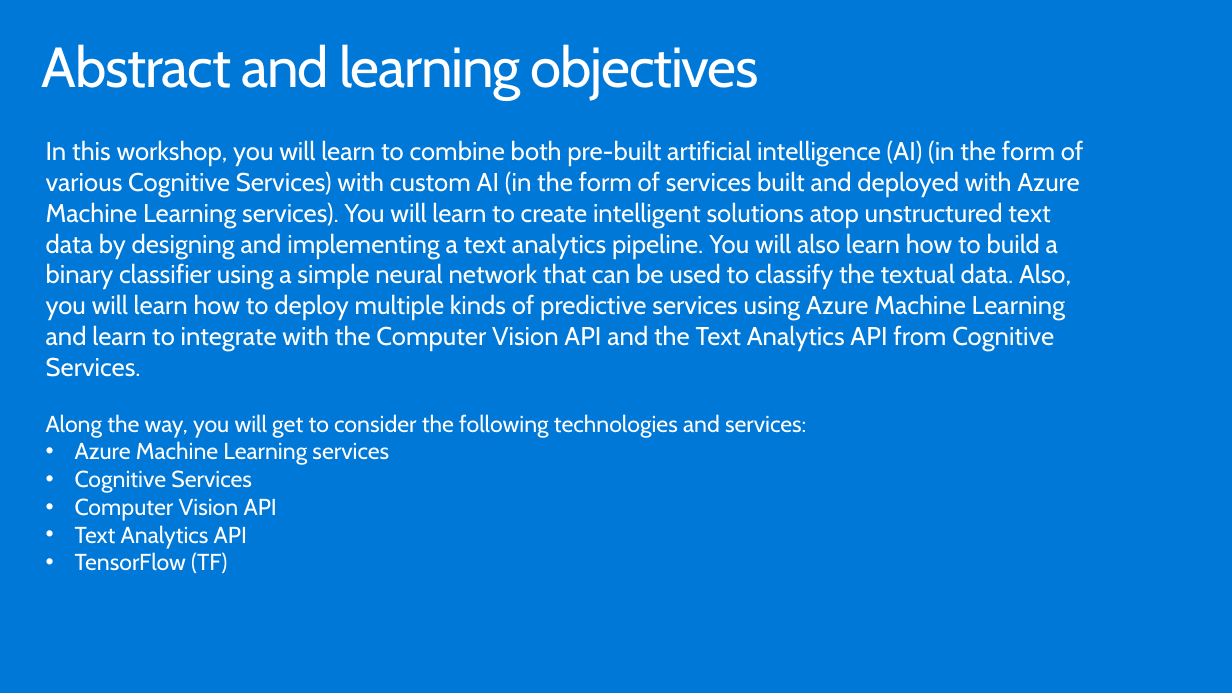
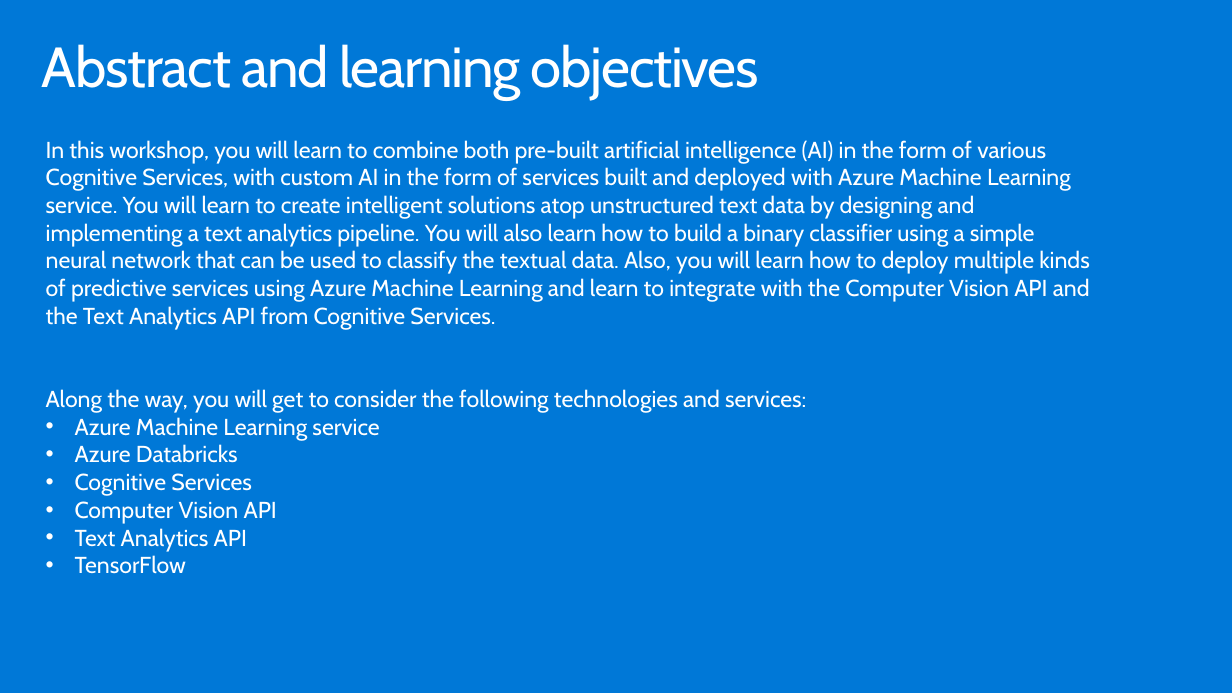
Before and after one commit to nenves/MCW-Cognitive-services-and-deep-learning, a slide deck: slide 2 of WDS trainer presentation - Cognitive Services and deep learning.pptx. Drawn at 1232x693 pixels with LibreOffice and Linux fonts; fonts in the diff are those of the drawing. Boxes give left, top, right and bottom in pixels: in the first picture for what was removed or moved away, otherwise in the second. Text is boxed around its words. In the diff, an @@ line names an element or a change of style, - is before the commit and + after.

```diff
--- a/WDS trainer presentation - Cognitive Services and deep learning.pptx
+++ b/WDS trainer presentation - Cognitive Services and deep learning.pptx
@@ text at (46,140,1090,330): text changed; size 20 to 18 pt @@
-In this workshop, you will learn to combine both pre-built artificial intelligence (AI) (in the form of various Cognitive Services) with custom AI (in the form of services built and deployed with Azure Machine Learning services). You will learn to create intelligent solutions atop unstructured text data by designing and implementing a text analytics pipeline. You will also learn how to build a binary classifier using a simple neural network that can be used to classify the textual data. Also, you will learn how to deploy multiple kinds of predictive services using Azure Machine Learning and learn to integrate with the Computer Vision API and the Text Analytics API from Cognitive Services.
+In this workshop, you will learn to combine both pre-built artificial intelligence (AI) in the form of various Cognitive Services, with custom AI in the form of services built and deployed with Azure Machine Learning service. You will learn to create intelligent solutions atop unstructured text data by designing and implementing a text analytics pipeline. You will also learn how to build a binary classifier using a simple neural network that can be used to classify the textual data. Also, you will learn how to deploy multiple kinds of predictive services using Azure Machine Learning and learn to integrate with the Computer Vision API and the Text Analytics API from Cognitive Services.
@@ text at (75,417,379,463): text changed @@
-• Azure Machine Learning services
+• Azure Machine Learning service
+• Azure Databricks
@@ text at (75,555,186,574): text changed @@
-• TensorFlow (TF)
+• TensorFlow
```
Also in this commit, not shown: 1 other slide changed, 5 other files.
